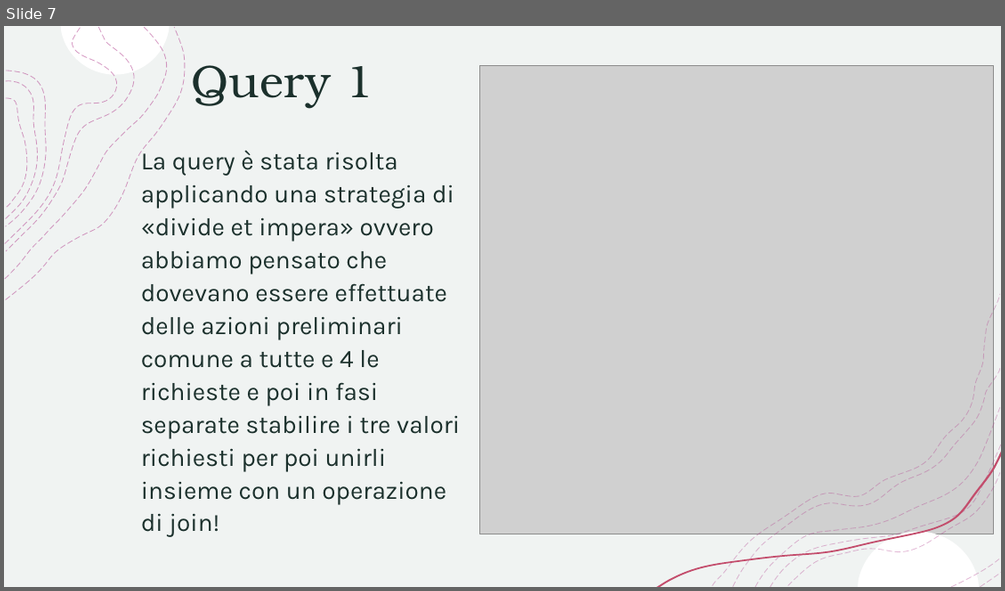
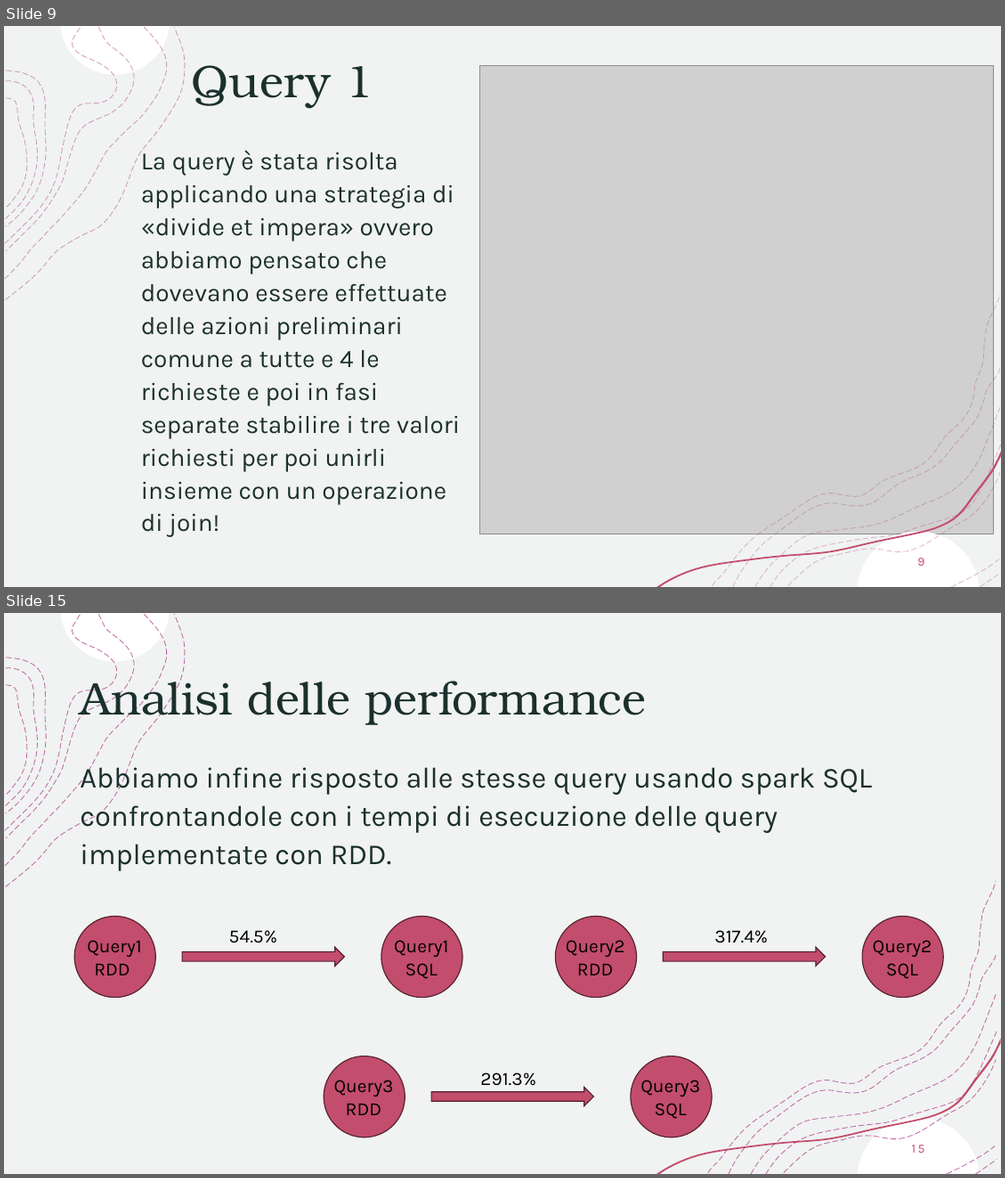
Before and after one commit to kobero98/SABD_Progetto1, a slide deck: PresentazioneSABD1.pptx. Shown one above the other, each under a label of ours: slide 7 before the commit, slides 9 and 15 after it; the slides between them are not shown. The pictures are 1005x591 and 1005x1178 pixels, drawn with LibreOffice and Linux fonts; fonts in the diff are those of the drawing; grey boxes stand for pictures. Boxes give left, top, right and bottom in pixels: in the first picture for what was removed or moved away, otherwise in the second. Text is boxed around its words. In the diff, an @@ line names an element or a change of style, - is before the commit and + after.

```diff
--- a/PresentazioneSABD1.pptx
+++ b/PresentazioneSABD1.pptx
@@ slide 15 added at <box>4,613,1001,1174</box>, background #FFFFFF; not listed: 10 template elements that a slide beside it also shows @@
@@ rectangle added at <box>4,613,1001,1174</box>, fill #F0F3F2, outline #F2F2F2 1 pt @@
@@ freeform shape added at <box>61,613,170,662</box>, fill #FFFFFF @@
@@ group added at <box>6,615,185,887</box>: 4 freeform shapes @@
@@ title added at <box>80,672,647,726</box>, 44 pt, text #1B302C @@
+Analisi delle performance
@@ text added at <box>80,762,872,871</box>, 28 pt, text #1B302C @@
+Abbiamo infine risposto alle stesse query usando spark SQL confrontandole con i tempi di esecuzione delle query implementate con RDD.
@@ freeform shape added at <box>708,881,996,1172</box>, outline #B13B8C 0.75 pt dashed @@
@@ text added at <box>229,930,277,943</box>, 18 pt, text #000000 @@
+54.5%
@@ text added at <box>714,930,768,943</box>, 18 pt, text #000000 @@
+317.4%
@@ group added at <box>74,916,462,997</box>: 2 ellipses, 2 texts, 1 right arrow @@
+Query1 RDD
+Query1
+SQL
@@ group added at <box>555,916,943,997</box>: 2 ellipses, 2 texts, 1 right arrow @@
+Query2
+RDD
+Query2
+SQL
@@ ellipse added at <box>324,1055,404,1136</box>, fill #C34D6C, outline #55222F 1 pt @@
@@ ellipse added at <box>631,1055,712,1136</box>, fill #C34D6C, outline #55222F 1 pt @@
@@ freeform shape added at <box>784,1060,995,1172</box>, outline #B13B8C 0.75 pt dashed @@
@@ text added at <box>334,1079,394,1115</box>, 18 pt, text #000000 @@
+Query3
+RDD
@@ right arrow added at <box>432,1087,594,1106</box>, fill #C34D6C, outline #55222F 1 pt @@
@@ text added at <box>480,1072,536,1086</box>, 18 pt, text #000000 @@
+291.3%
@@ text added at <box>640,1079,700,1119</box>, 18 pt, text #000000 @@
+Query3
+SQL
@@ page number added at <box>912,1144,925,1152</box>, 12 pt, text #C34D6C @@
+15
@@ what was slide 7 is now slide 9 @@
@@ slide 9 changed as well @@
@@ page number added at <box>917,557,924,565</box>, 12 pt, text #C34D6C @@
+9
```
Also in this commit, not shown: 8 other slides changed, 6 other slides added, 2 slides removed.
